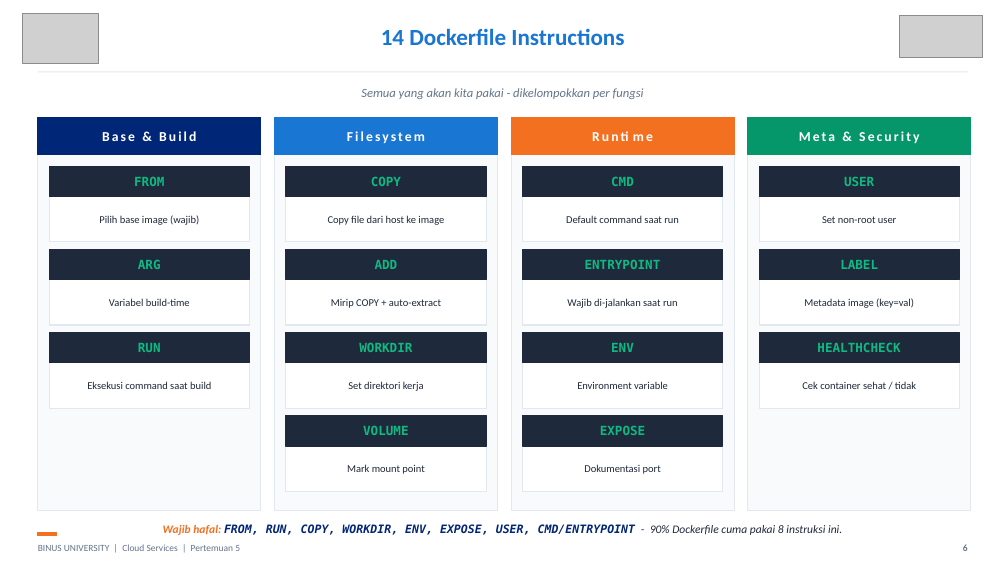
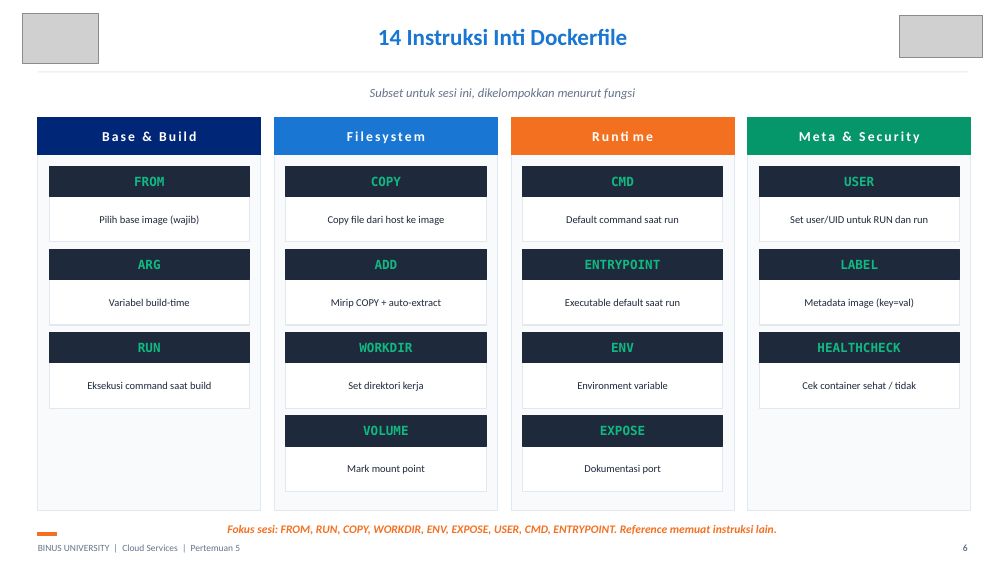
Before and after one commit to SeedFlora/meet5CloudService, a slide deck: slide 6 of slides/Teori_Pertemuan_05.pptx. Drawn at 1008x567 pixels with LibreOffice and Linux fonts; fonts in the diff are those of the drawing; grey boxes stand for pictures. Boxes give left, top, right and bottom in pixels: in the first picture for what was removed or moved away, otherwise in the second. Text is boxed around its words. In the diff, an @@ line names an element or a change of style, - is before the commit and + after.

Commit message:
Verify week 5 Docker theory against RPS and add tested Node examples

```diff
--- a/slides/Teori_Pertemuan_05.pptx
+++ b/slides/Teori_Pertemuan_05.pptx
@@ text at box(378, 28, 627, 45): text changed @@
-14 Dockerfile Instructions
+14 Instruksi Inti Dockerfile
@@ text at box(370, 88, 635, 99): text changed @@
-Semua yang akan kita pakai - dikelompokkan per fungsi
+Subset untuk sesi ini, dikelompokkan menurut fungsi
@@ text at box(790, 215, 929, 224): text changed @@
-Set non-root user
+Set user/UID untuk RUN dan run
@@ text at box(565, 298, 681, 306): text changed @@
-Wajib di-jalankan saat run
+Executable default saat run
@@ text at box(227, 525, 777, 535): text changed; font DejaVu Sans Mono to Calibri; text colour #002677 to #F37021 @@
-Wajib hafal: FROM, RUN, COPY, WORKDIR, ENV, EXPOSE, USER, CMD/ENTRYPOINT - 90% Dockerfile cuma pakai 8 instruksi ini.
+Fokus sesi: FROM, RUN, COPY, WORKDIR, ENV, EXPOSE, USER, CMD, ENTRYPOINT. Reference memuat instruksi lain.
```
Also in this commit, not shown: 24 other slides changed, 4 slides added, 1 slide removed, 10 other files.
